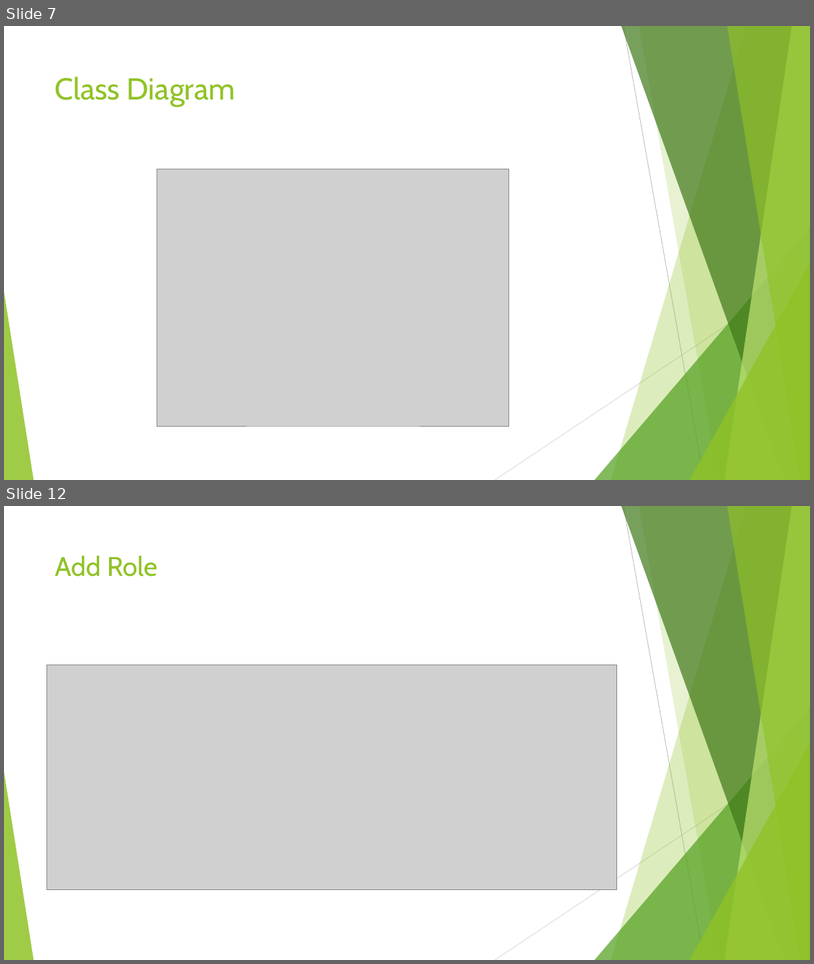
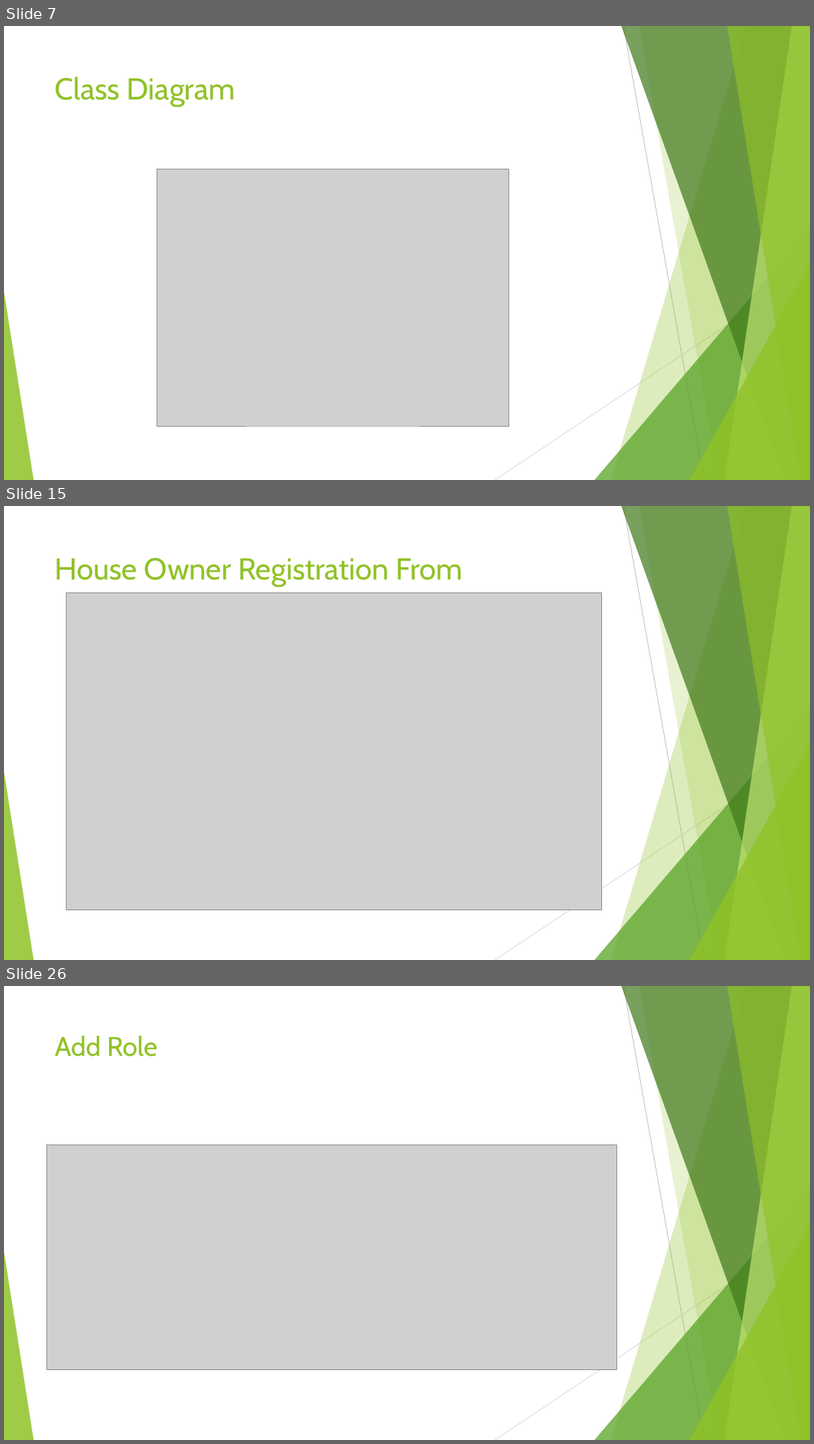
Before and after one commit to mdyasinarif/spring, a slide deck: presantation/Md Yasin Arif Spring Boot.pptx. Shown one above the other, each under a label of ours: slides 7 and 12 before the commit, slides 7, 15 and 26 after it; the slides between them are not shown. The pictures are 814x964 and 814x1444 pixels, drawn with LibreOffice and Linux fonts; fonts in the diff are those of the drawing; grey boxes stand for pictures. Boxes give left, top, right and bottom in pixels: in the first picture for what was removed or moved away, otherwise in the second. Text is boxed around its words. In the diff, an @@ line names an element or a change of style, - is before the commit and + after.

```diff
--- a/presantation/Md Yasin Arif Spring Boot.pptx
+++ b/presantation/Md Yasin Arif Spring Boot.pptx
@@ slide 15 added at bbox=[4, 506, 810, 960], background #FFFFFF; not listed: 10 template elements that a slide beside it also shows @@
@@ title added at bbox=[55, 558, 463, 587], 36 pt, text #90C226 @@
+House Owner Registration From
@@ picture added at bbox=[67, 593, 602, 910] @@
@@ what was slide 12 is now slide 26 @@
```
Also in this commit, not shown: 9 slides changed, 21 other slides added, 2 slides removed, 54 other files.
